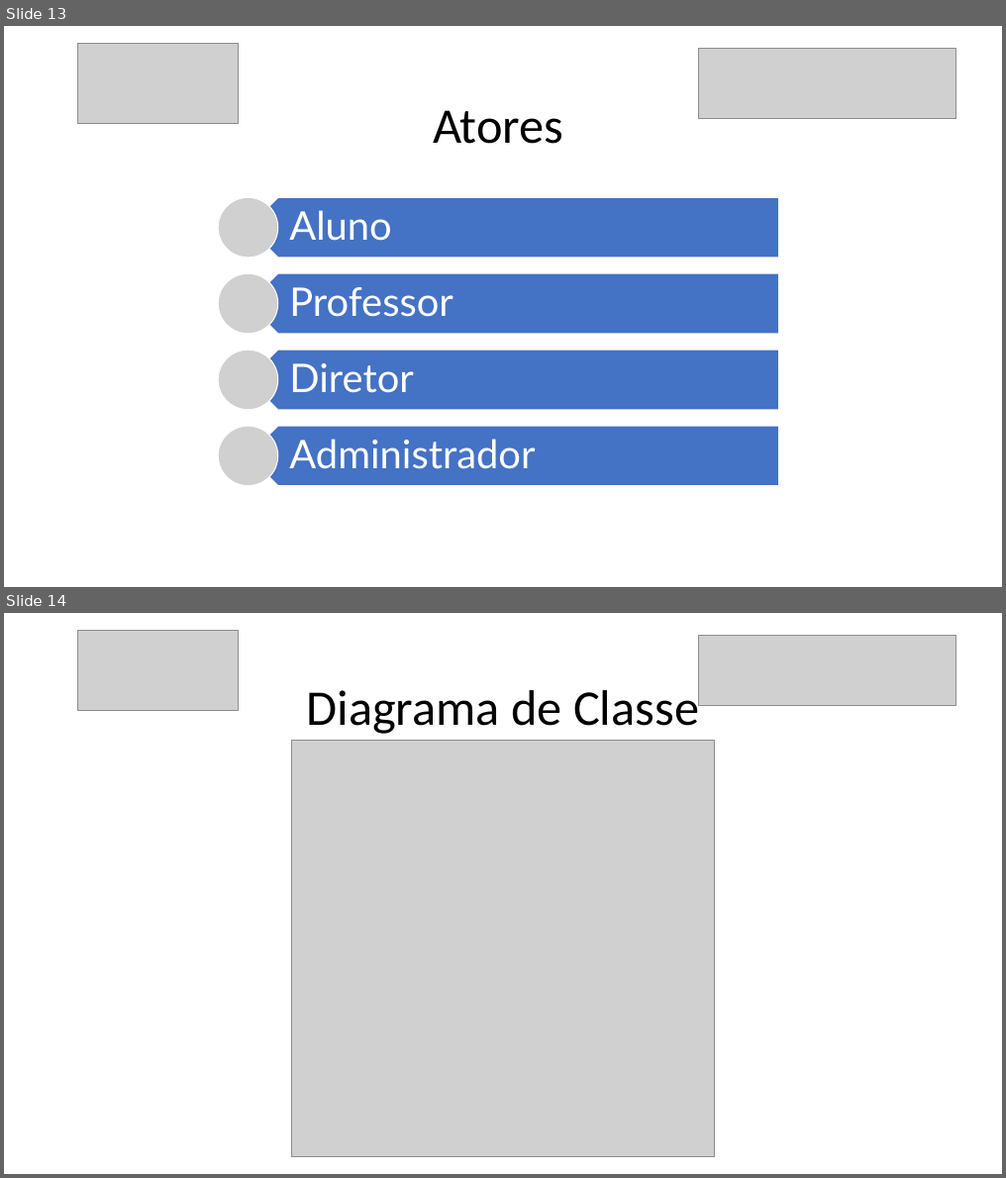
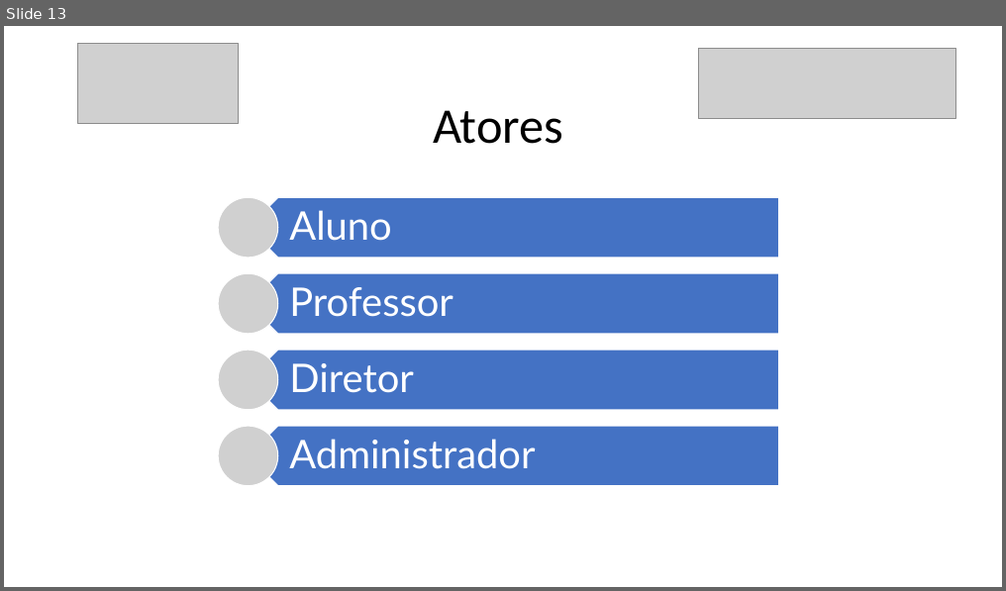
Before and after one commit to danilovaz7/curso-tecnico, a slide deck: liceu/3semestre/projeto integrador/tcc slide.pptx. Shown one above the other, each under a label of ours: slides 13 and 14 before the commit, slide 13 after it. The pictures are 1006x1178 and 1006x591 pixels, drawn with LibreOffice and Linux fonts; fonts in the diff are those of the drawing; grey boxes stand for pictures. Boxes give left, top, right and bottom in pixels: in the first picture for what was removed or moved away, otherwise in the second. Text is boxed around its words. In the diff, an @@ line names an element or a change of style, - is before the commit and + after.

```diff
--- a/liceu/3semestre/projeto integrador/tcc slide.pptx
+++ b/liceu/3semestre/projeto integrador/tcc slide.pptx
@@ slide 14 removed at (4,613,1002,1174), background #FFFFFF @@
@@ picture removed at (78,630,239,710) @@
@@ picture removed at (699,636,956,705) @@
@@ title removed at (306,683,699,734) @@
-Diagrama de Classe
@@ picture removed at (291,740,715,1157) @@
```
Also in this commit, not shown: 4 slides changed.
